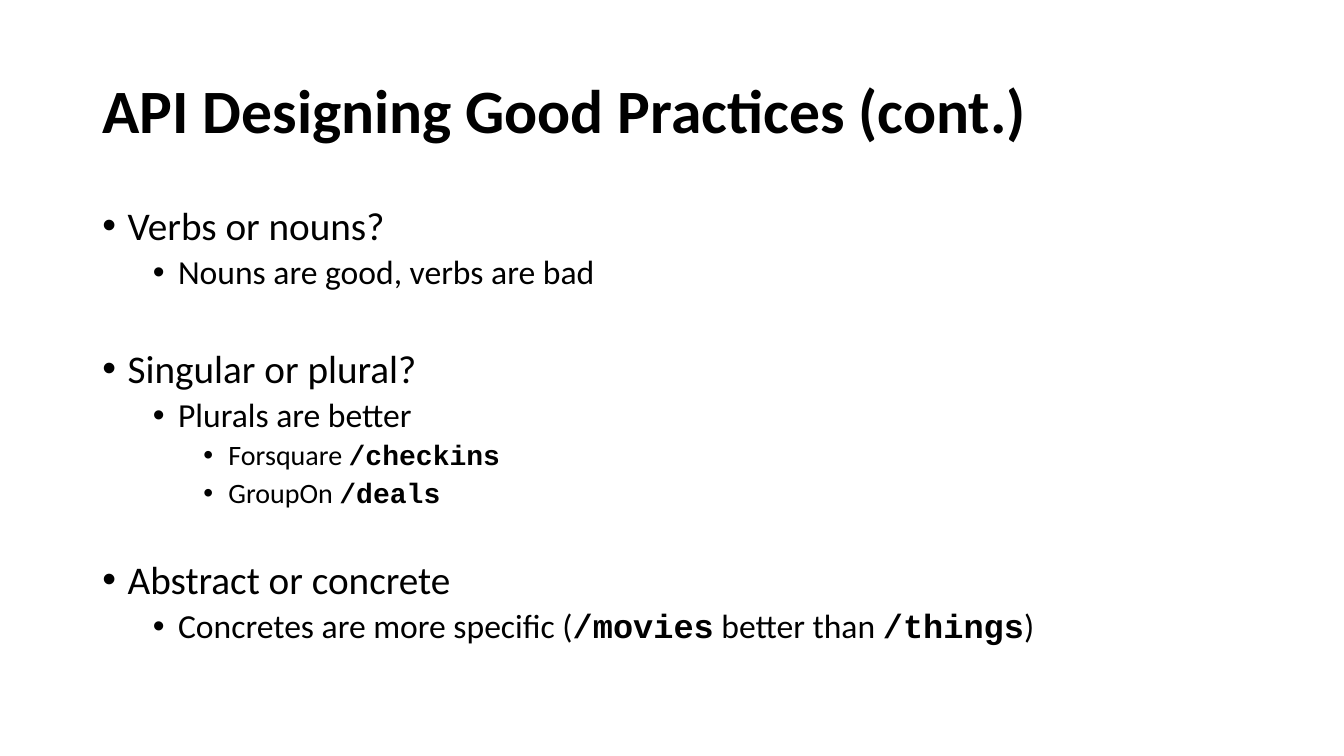
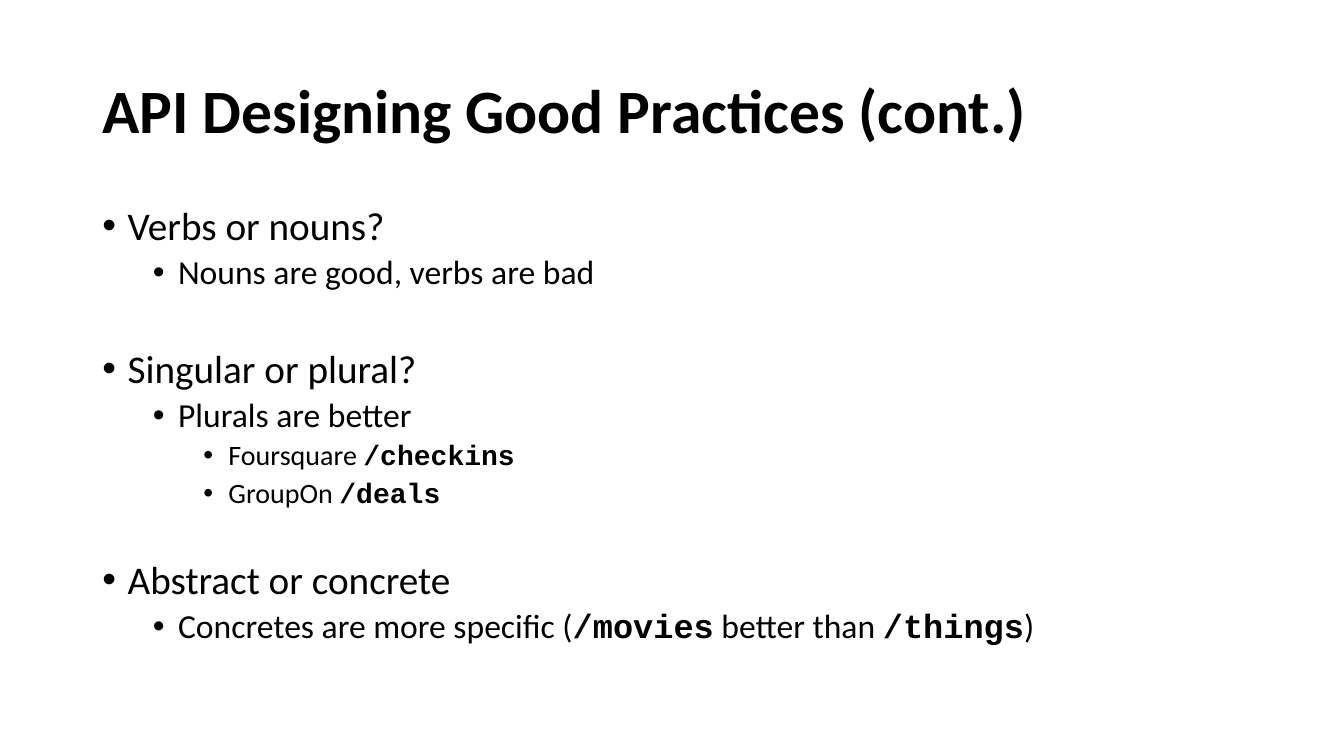
Before and after one commit to mushfek/javafest-webservice-webiner, a slide deck: slide 14 of WebservicesWebiner.pptx (slide 13 before the commit). Drawn at 1344x756 pixels with LibreOffice and Linux fonts; fonts in the diff are those of the drawing. Boxes give left, top, right and bottom in pixels: in the first picture for what was removed or moved away, otherwise in the second. Text is boxed around its words. In the diff, an @@ line names an element or a change of style, - is before the commit and + after.

```diff
--- a/WebservicesWebiner.pptx
+++ b/WebservicesWebiner.pptx
@@ text at (x1=228, y1=446, x2=514, y2=470): text changed @@
-    • Forsquare /checkins
+    • Foursquare /checkins
```
Also in this commit, not shown: 7 other slides changed, 2 slides added.
